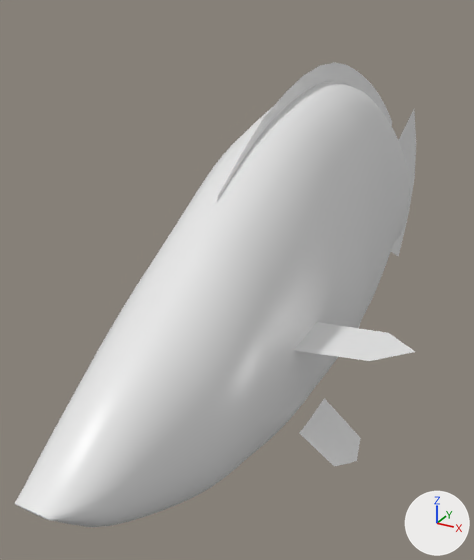
The glTF model apps/web/public/assets/fish/six-line-wrasse/lod0.glb, before and after one commit.
The view is the same before and after, from a 50 mm camera at (0.0246, -0.0579, 0.0256) aimed at (-0.0079, 0.0014, -0.004). The lights are fixed; the arrows at lower right show +X, +Y and +Z. The older version comes first.

The older version as bpy lines, for what is in view:
```python
me_six_line_wrasse = bpy.data.meshes.new('six-line-wrasse')
me_six_line_wrasse.from_pydata(...)  # 1700 vertices, 3144 faces; spans x -0.0143..0.0143, y -0.0377..0.0456, z -0.0225..0.0192
me_six_line_wrasse.materials.append(mat_six_line_wrasse)  # its picture is missing
ob_six_line_wrasse = bpy.data.objects.new('six-line-wrasse', me_six_line_wrasse)
ob_six_line_wrasse.location = (0.0, 0.0, 0.0)
```
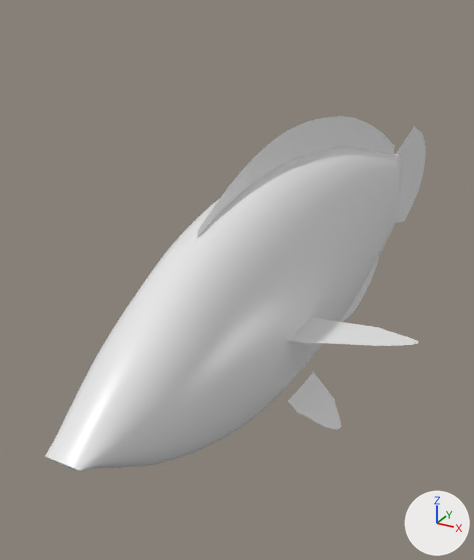
Changed parts and their boxes [x1, y1, x2, y2] in the pictures (474 x 560 px; the box of a moved part takes in the faces that stretch with it):
```json
{"object": "six-line-wrasse", "change": "reshaped", "before": [14, 62, 416, 527], "after": [45, 116, 426, 471], "on screen": "24% shorter"}
{"part": 1, "of": "me_six_line_wrasse", "change": "rebuilt", "before": [14, 81, 410, 527], "after": [45, 147, 402, 471], "on screen": "10% narrower, 27% shorter"}
{"part": 2, "of": "me_six_line_wrasse", "change": "rebuilt", "before": [217, 62, 392, 201], "after": [197, 116, 395, 238], "on screen": "13% wider, 12% shorter"}
{"part": 3, "of": "me_six_line_wrasse", "change": "rebuilt", "before": [391, 110, 416, 256], "after": [395, 126, 426, 223], "on screen": "23% wider, 33% shorter"}
{"part": 4, "of": "me_six_line_wrasse", "change": "rebuilt", "before": [295, 322, 415, 361], "after": [288, 317, 418, 346], "on screen": "8% wider, 25% shorter"}
{"part": 5, "of": "me_six_line_wrasse", "change": "added", "after": [288, 371, 341, 429]}
{"part": 6, "of": "me_six_line_wrasse", "change": "moved or reshaped", "before": [299, 322, 361, 466], "after": [340, 257, 379, 322]}
```

Edits to the scene script, one JSON object a line:
```json
{"block": "me_six_line_wrasse", "where": "# used by ob_six_line_wrasse; location = (0.0, 0.0, 0.0)"}
{"op": "remove", "block": "me_six_line_wrasse", "code": "me_six_line_wrasse.from_pydata(...)  # 1700 vertices, 3144 faces; spans x -0.0143..0.0143, y -0.0377..0.0456, z -0.0225..0.0192"}
{"op": "add", "block": "me_six_line_wrasse", "code": "me_six_line_wrasse.from_pydata(...)  # 2379 vertices, 4320 faces; spans x -0.0139..0.0139, y -0.035..0.0515, z -0.0176..0.0143"}
{"block": "me_six_line_wrasse", "change": "me_six_line_wrasse part 1: the loose piece of 1154 vertices spanning x -0.0063..0.0063, y -0.0377..0.0323, z -0.0149..0.0175 is rebuilt with 1154 vertices and now spans x -0.005..0.005, y -0.035..0.035, z -0.011..0.0113"}
{"block": "me_six_line_wrasse", "change": "me_six_line_wrasse part 2: the loose piece of 78 vertices spanning x 0.0, y -0.0167..0.0298, z 0.0062..0.0192 is rebuilt with 175 vertices and now spans x 0.0, y -0.0196..0.0321, z 0.0037..0.0143"}
{"block": "me_six_line_wrasse", "change": "me_six_line_wrasse part 3: the loose piece of 78 vertices spanning x 0.0, y 0.0309..0.0456, z -0.0133..0.01 is rebuilt with 175 vertices and now spans x 0.0, y 0.0315..0.0515, z -0.0078..0.0072"}
{"block": "me_six_line_wrasse", "change": "me_six_line_wrasse part 4: the loose piece of 78 vertices spanning x 0.0046..0.0143, y -0.0153..-0.0069, z -0.0027..-0.0002 is rebuilt with 175 vertices and now spans x 0.0035..0.0139, y -0.014..-0.0043, z -0.0033..-0.001"}
{"block": "me_six_line_wrasse", "change": "me_six_line_wrasse part 5: a new loose piece of 175 vertices spanning x 0.0036..0.0061, y -0.0098..-0.0005, z -0.0176..-0.0097, in mat_six_line_wrasse (its picture is missing)"}
{"block": "me_six_line_wrasse", "change": "me_six_line_wrasse part 6: 1 vertex moved within x 0.0, y 0.0194, z -0.0141; 233 vertices removed from x -0.0078..0.0078, y -0.0097..0.0291, z -0.0225..-0.0072; 174 vertices added at x 0.0, y 0.0084..0.031, z -0.014..-0.0045"}
{"block": "me_six_line_wrasse", "change": "other edits to the shape of me_six_line_wrasse do not show in these pictures"}
```
